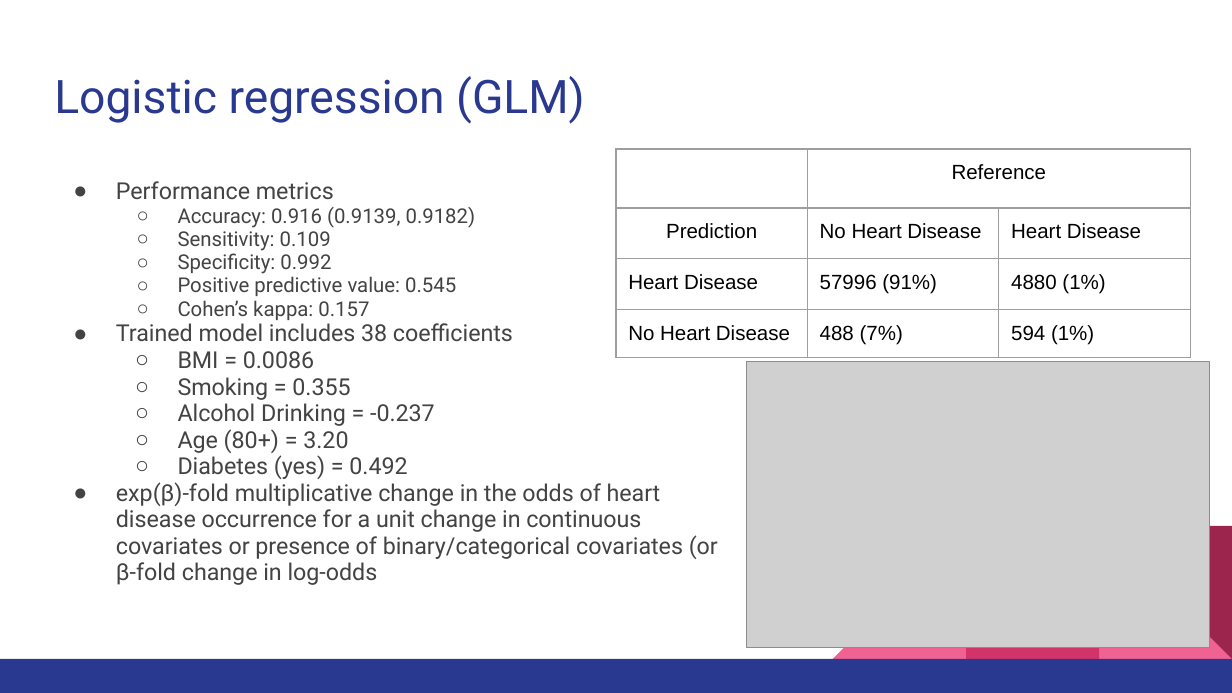
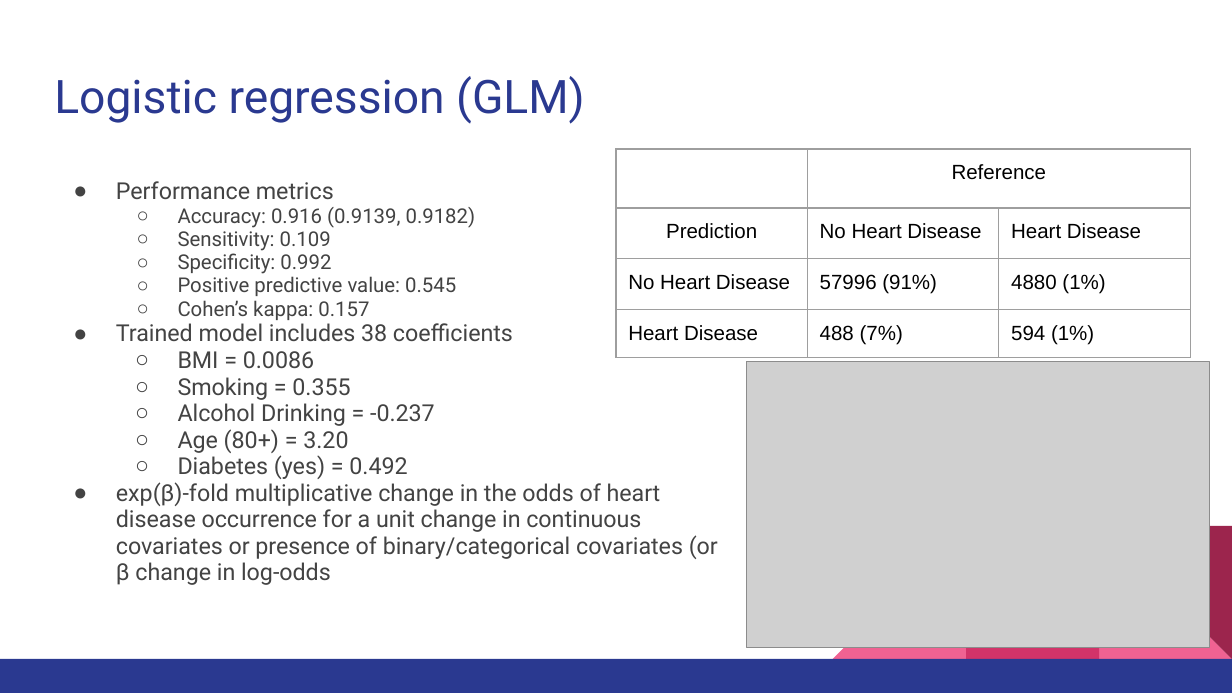
Before and after one commit to eunchong0204/bios735_group2, a slide deck: slide 29 of reports/Presentations/BIOS735_Group2_Presentation(4_27).pptx (slide 31 before the commit). Drawn at 1232x693 pixels with LibreOffice and Linux fonts; fonts in the diff are those of the drawing; grey boxes stand for pictures. Boxes give left, top, right and bottom in pixels: in the first picture for what was removed or moved away, otherwise in the second. Text is boxed around its words. In the diff, an @@ line names an element or a change of style, - is before the commit and + after.

```diff
--- a/reports/Presentations/BIOS735_Group2_Presentation(4_27).pptx
+++ b/reports/Presentations/BIOS735_Group2_Presentation(4_27).pptx
@@ table at [616, 149, 1189, 553] @@
-row 3, column 1: Heart Disease
+row 3, column 1: No Heart Disease
-row 4, column 1: No Heart Disease
+row 4, column 1: Heart Disease
@@ text at [116, 482, 718, 585]: text changed @@
-● exp(β)-fold multiplicative change in the odds of heart disease occurrence for a unit change in continuous covariates or presence of binary/categorical covariates (or β-fold change in log-odds
+● exp(β)-fold multiplicative change in the odds of heart disease occurrence for a unit change in continuous covariates or presence of binary/categorical covariates (or β change in log-odds
```
Also in this commit, not shown: 12 other slides changed, 3 slides added, 3 slides removed, 2 other files.
